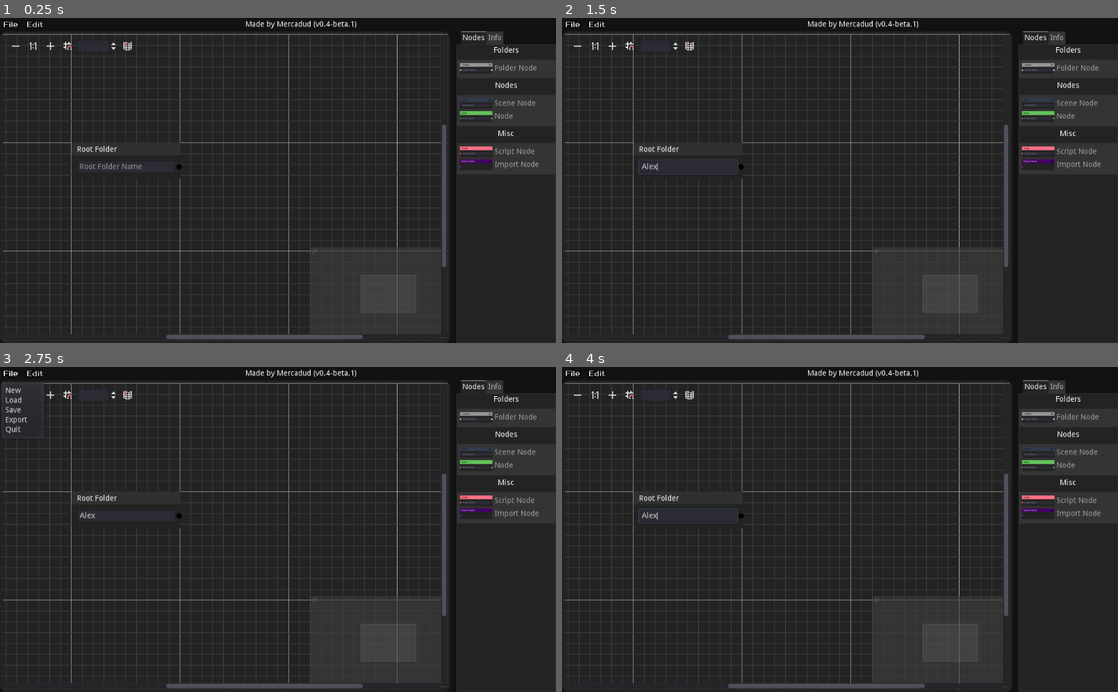
Above: before the commit, frames 1-4 (two rows, left to right).
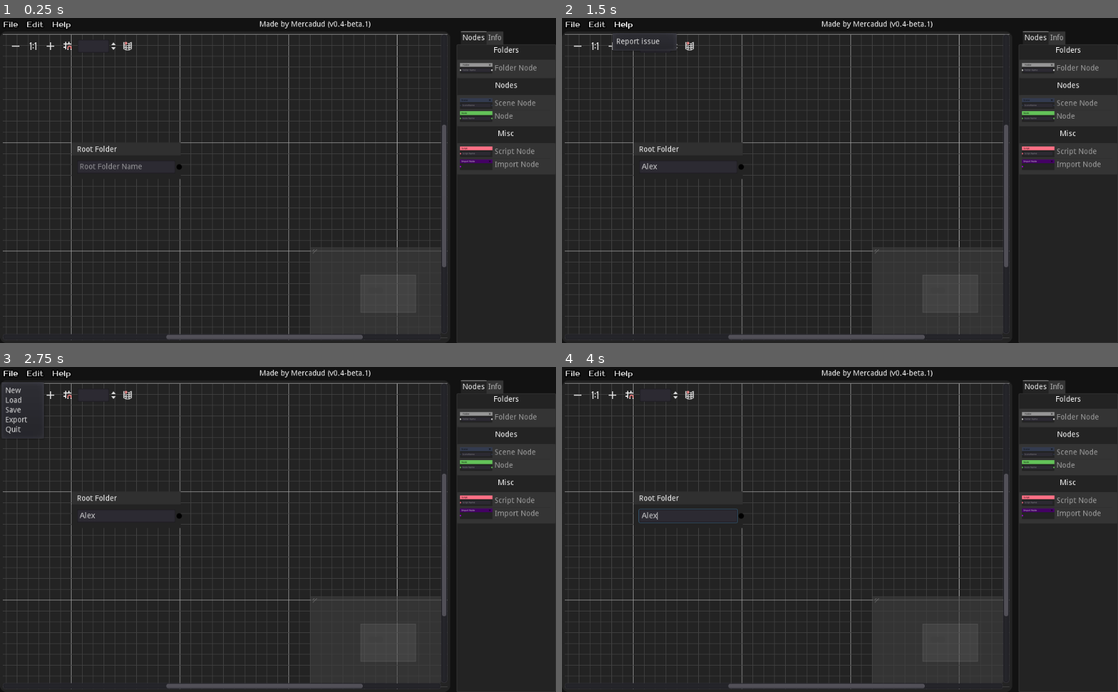
Above: after the commit, the same moments.

Repository: Mercadud/Godot-Project-Planner-Exporter
Game: Godot game, scene res://Scenes/Pages/Main Page.tscn
Two runs of this game, one before a commit and one after it. Both use one fixed random seed, a clock stepped at 60 frames per second and the inputs below.
Inputs (mouse positions are in pixels of both pictures, inside the frame that each line leads up to):
- Up to frame 1 (0.25 s): no input
- Up to frame 2 (1.5 s): click (689, 167) at 0.52 s; type "Alex" at 0.6 s; click (623, 24) at 1.25 s, where only the run after the commit has a clickable "Help"
- Up to frame 3 (2.75 s): click "File" at 2 s
- Up to frame 4 (4 s): click "Edit" at 2.75 s; click (578, 396) at 3.5 s

The runs differ from the first frame. In frame 1, 0.3% of the frame differs, in the area x 9-67%, y 0-4%; in frame 2, 0.6%, in the area x 8-67%, y 0-49%; in frame 3, 0.3%; in frame 4, 0.3%.
Error in both runs: Invalid get index 'info' (on base: 'Nil'). (res://Script/Tree/editor/Folder.gd:15)

Commit message:
added help button and cleaned up unnecessary bloat

Diff:
--- a/Scenes/Pages/Main Page.tscn
+++ b/Scenes/Pages/Main Page.tscn
@@ -131,9 +131,9 @@
 dragger_visibility = 2
 
 [node name="menus" type="GridContainer" parent="Mount/MainWindow/tileBar"]
-margin_right = 86.0
+margin_right = 137.0
 margin_bottom = 25.0
-columns = 2
+columns = 3
 script = ExtResource( 14 )
 
 [node name="File" type="MenuButton" parent="Mount/MainWindow/tileBar/menus"]
@@ -153,8 +153,17 @@
 items = [ "Undo", null, 0, false, false, 0, 0, null, "", true, "Redo", null, 0, false, false, 1, 0, null, "", true ]
 switch_on_hover = true
 
+[node name="Help" type="MenuButton" parent="Mount/MainWindow/tileBar/menus"]
+margin_left = 90.0
+margin_right = 137.0
+margin_bottom = 25.0
+custom_fonts/font = ExtResource( 1 )
+text = "Help"
+items = [ "Report issue", null, 0, false, false, 0, 0, null, "", false ]
+switch_on_hover = true
+
 [node name="Label" type="Label" parent="Mount/MainWindow/tileBar"]
-margin_left = 86.0
+margin_left = 137.0
 margin_top = 5.0
 margin_right = 1024.0
 margin_bottom = 19.0
--- a/Script/menus.gd
+++ b/Script/menus.gd
@@ -2,6 +2,7 @@
 
 onready var fileMenu = $File
 onready var editMenu = $Edit
+onready var helpMenu = $Help
 onready var fileLocation = $"../../FileDialog"
 onready var windowMessage = $"../../WindowDialog"
 onready var data = $"/root/Saver"
@@ -9,6 +10,7 @@
 func _ready():
 	fileMenu.get_popup().connect("id_pressed", self, "_on_File_item_pressed")
 	editMenu.get_popup().connect("id_pressed", self, "_on_Edit_item_pressed")
+	helpMenu.get_popup().connect("id_pressed", self, "_on_Help_item_pressed")
 
 func _process(_delta):
 	if Input.is_action_just_pressed("save"):
@@ -31,6 +33,9 @@
 		undoPressed()
 	elif id == 1:
 		redoPressed()
+
+func _on_Help_item_pressed(id):
+	contactPressed()
 
 func NewPressed():
 	for i in get_tree().get_nodes_in_group("node"):
@@ -86,3 +91,6 @@
 
 func redoPressed():
 	pass
+
+func contactPressed():
+	OS.shell_open("https://github.com/Mercadud/Godot-Project-Planner-Exporter/issues/new/choose")
--- a/Themes/main/buttons/MenuButtonHover.tres
+++ /dev/null
@@ -1,4 +0,0 @@
-[gd_resource type="StyleBoxFlat" format=2]
-
-[resource]
-bg_color = Color( 0.137255, 0.137255, 0.137255, 1 )
--- a/Themes/main/buttons/MenuButtonNormal.tres
+++ /dev/null
@@ -1,4 +0,0 @@
-[gd_resource type="StyleBoxFlat" format=2]
-
-[resource]
-bg_color = Color( 0.0705882, 0.0705882, 0.0705882, 1 )
--- a/Themes/main/buttons/MenuButtonPressed.tres
+++ /dev/null
@@ -1,9 +0,0 @@
-[gd_resource type="StyleBoxFlat" format=2]
-
-[resource]
-bg_color = Color( 0.137255, 0.137255, 0.137255, 1 )
-border_width_left = 2
-border_width_top = 2
-border_width_right = 2
-border_width_bottom = 2
-border_color = Color( 0.203922, 0.203922, 0.203922, 1 )
